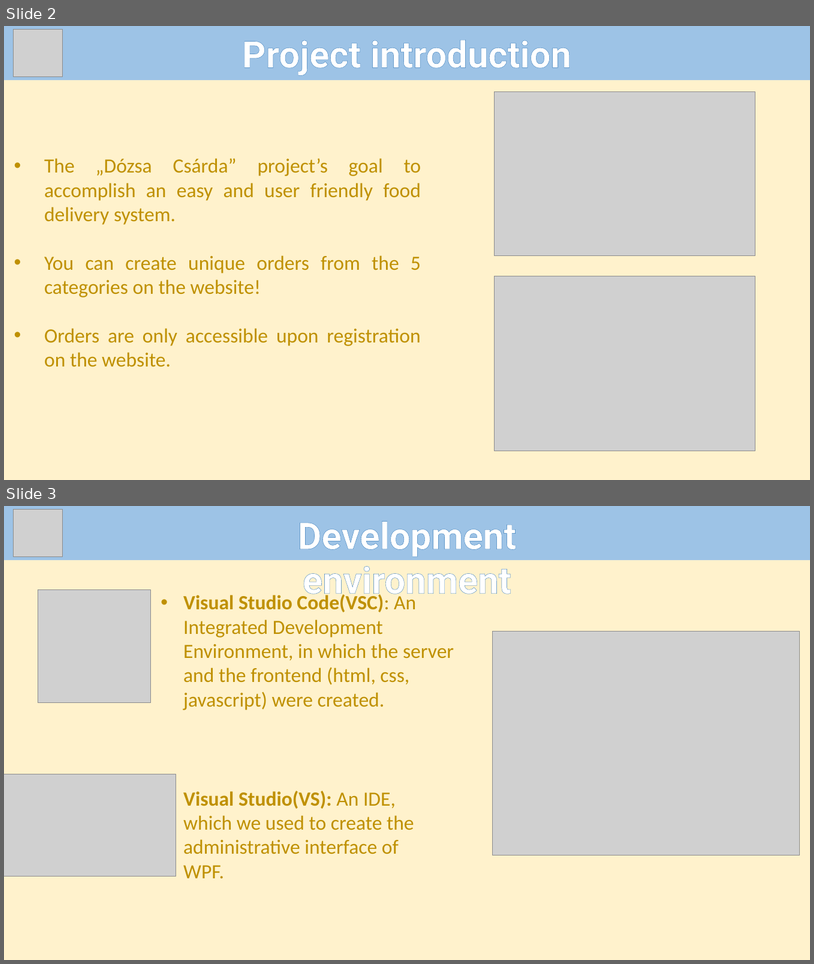
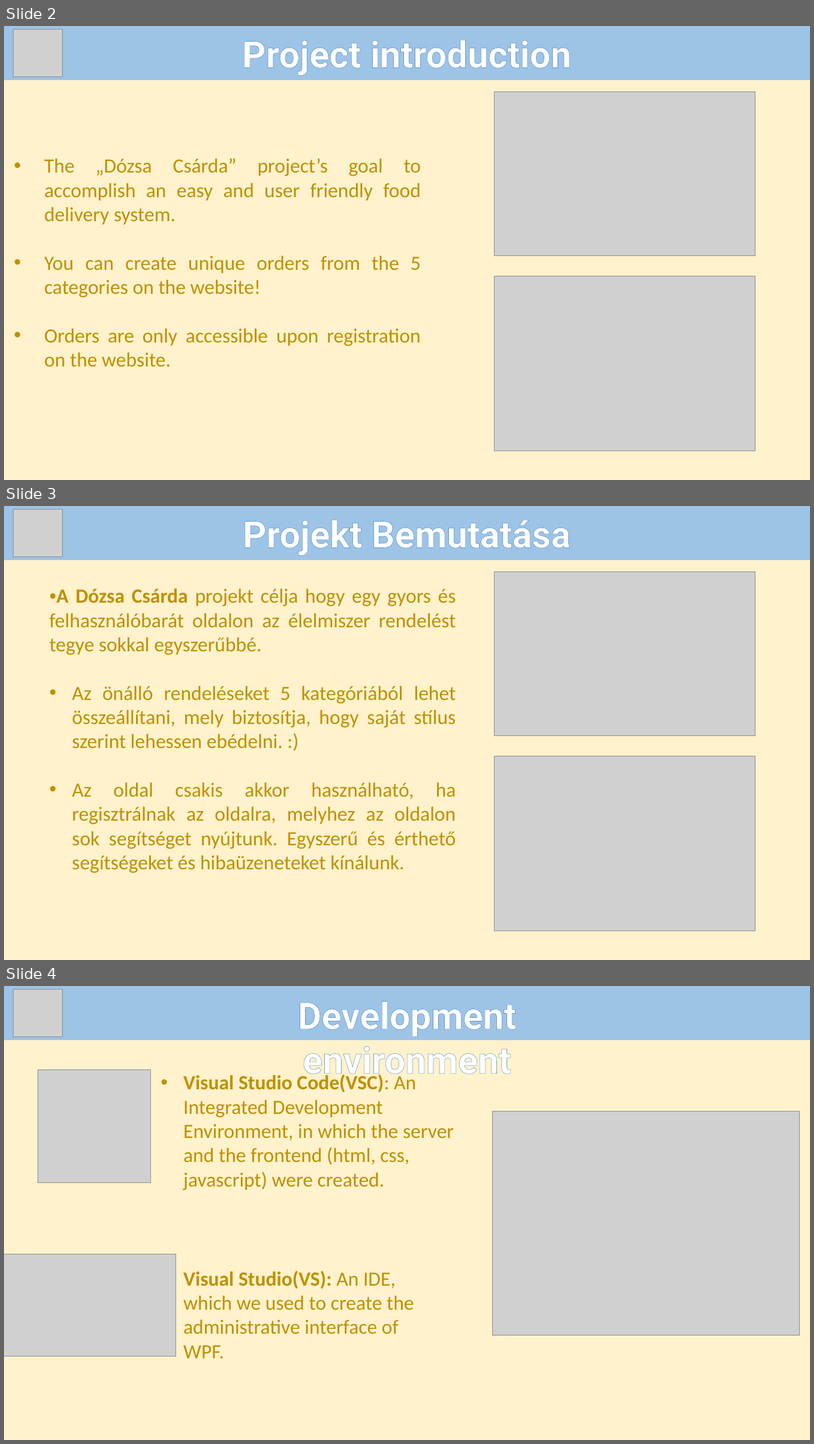
Before and after one commit to Andras-12c/Dozsa-Csarda, a slide deck: VizsgaremekEnglishPP.pptx. Shown one above the other, each under a label of ours: slides 2 and 3 before the commit, slides 2, 3 and 4 after it. The pictures are 814x964 and 814x1444 pixels, drawn with LibreOffice and Linux fonts; fonts in the diff are those of the drawing; grey boxes stand for pictures. Boxes give left, top, right and bottom in pixels: in the first picture for what was removed or moved away, otherwise in the second. Text is boxed around its words. In the diff, an @@ line names an element or a change of style, - is before the commit and + after.

```diff
--- a/VizsgaremekEnglishPP.pptx
+++ b/VizsgaremekEnglishPP.pptx
@@ slide 3 added at [4,506,810,960], background #FFF2CC @@
@@ rectangle added at [4,506,810,561], fill #9DC3E6 @@
@@ picture added at [13,509,63,557] @@
@@ text added at [243,520,571,556], 44 pt, text #FFFFFF, bold @@
+Projekt Bemutatása
@@ picture added at [495,572,756,736] @@
@@ text added at [50,588,456,873], 24 pt, text #BF9000 @@
+•A Dózsa Csárda projekt célja hogy egy gyors és felhasználóbarát oldalon az élelmiszer rendelést tegye sokkal egyszerűbbé.
+• Az önálló rendeléseket 5 kategóriából lehet összeállítani, mely biztosítja, hogy saját stílus szerint lehessen ebédelni. :)
+• Az oldal csakis akkor használható, ha regisztrálnak az oldalra, melyhez az oldalon sok segítséget nyújtunk. Egyszerű és érthető segítségeket és hibaüzeneteket kínálunk.
@@ picture added at [495,756,756,931] @@
@@ what was slide 3 is now slide 4 @@
```
Also in this commit, not shown: 1 slide changed, 2 other slides added.
